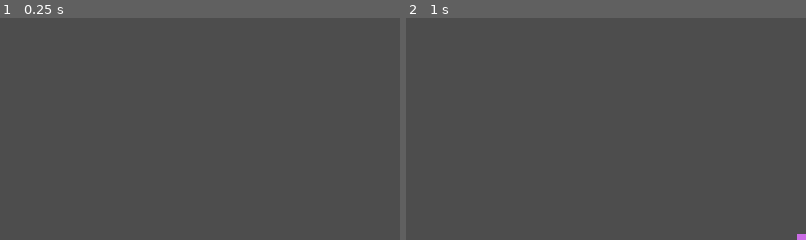
Above: before the commit, frames 1-2 (left to right).
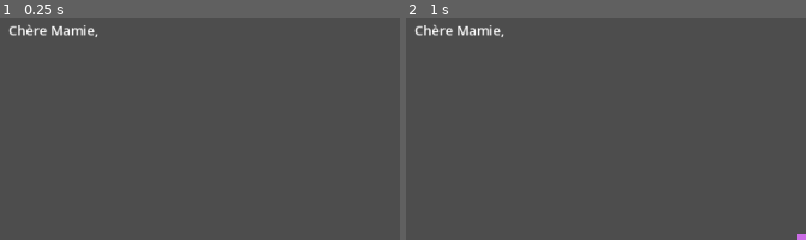
Above: after the commit, the same moments.

Repository: Ansoko/SGJ26-Silurien
Game: Godot game, scene res://scenes/Levels/LevelTemplate.tscn
Two runs of this game, one before a commit and one after it. Both use one fixed random seed, a clock stepped at 60 frames per second and the inputs below. This scene is started directly instead of the project's main scene.
Inputs:
- Up to frame 1 (0.25 s): no input
- Up to frame 2 (1 s): hold D (move_right) from 0.53 s (still down); hold Q (erase) from 0.53 s (still down); tap Space (jump) at 0.77 s
The pictures show only the part of the screen within x 0-50%, y 0-50%; the shares and areas given below are measured in that part.

The runs differ from the first frame. In frame 1, 0.5% of the frame differs, in the area x 2-25%, y 2-9%; in frame 2, 0.5%.

Commit message:
Update LevelTemplate.tscn

Diff:
--- a/scenes/Levels/LevelTemplate.tscn
+++ b/scenes/Levels/LevelTemplate.tscn
@@ -8,6 +8,7 @@
 [ext_resource type="Texture2D" uid="uid://c1u6cdmxowkds" path="res://assets_alice/jump.png" id="6_6iljt"]
 [ext_resource type="Texture2D" uid="uid://b1cr4graghwag" path="res://assets_alice/walk.png" id="7_7l7x6"]
 [ext_resource type="PackedScene" uid="uid://ctwttu4wng606" path="res://objets/spawnerWord.tscn" id="8_78ros"]
+[ext_resource type="PackedScene" uid="uid://biqof76pf325b" path="res://UI/InterfaceGame.tscn" id="9_60736"]
 
 [sub_resource type="PhysicsMaterial" id="PhysicsMaterial_826wr"]
 
@@ -141,3 +142,6 @@
 
 [node name="SpawnerWord" parent="SpawnerWords" unique_id=1404252508 instance=ExtResource("8_78ros")]
 position = Vector2(331, 403)
+
+[node name="CanvaUI" parent="." unique_id=1976557452 instance=ExtResource("9_60736")]
+follow_viewport_enabled = false
